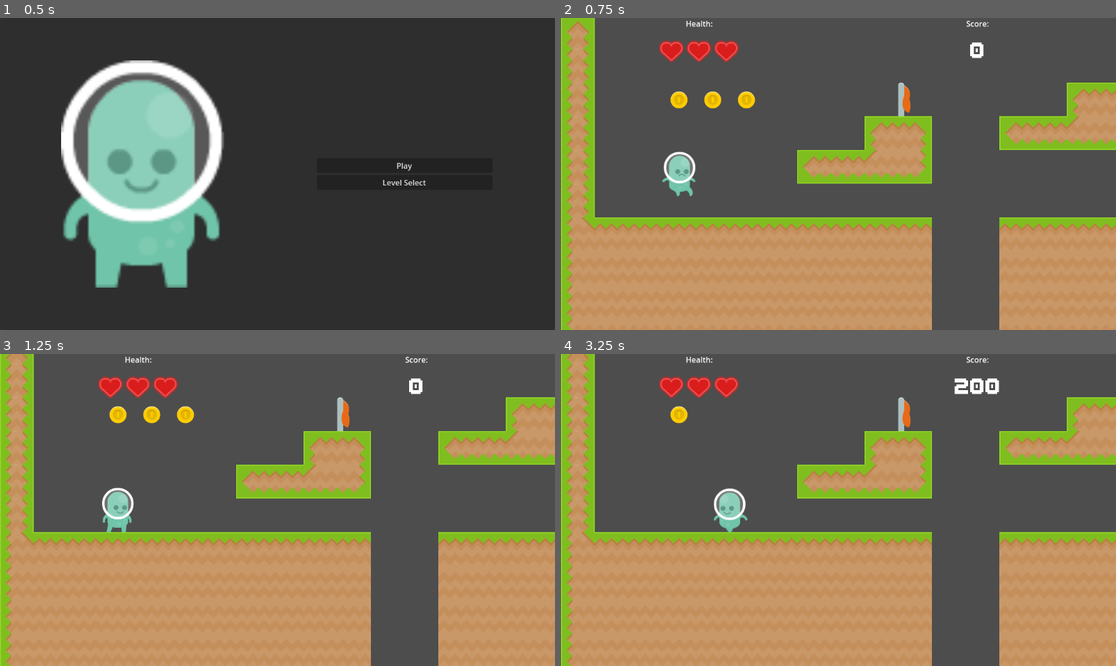
Above: before the commit, frames 1-4 (two rows, left to right).
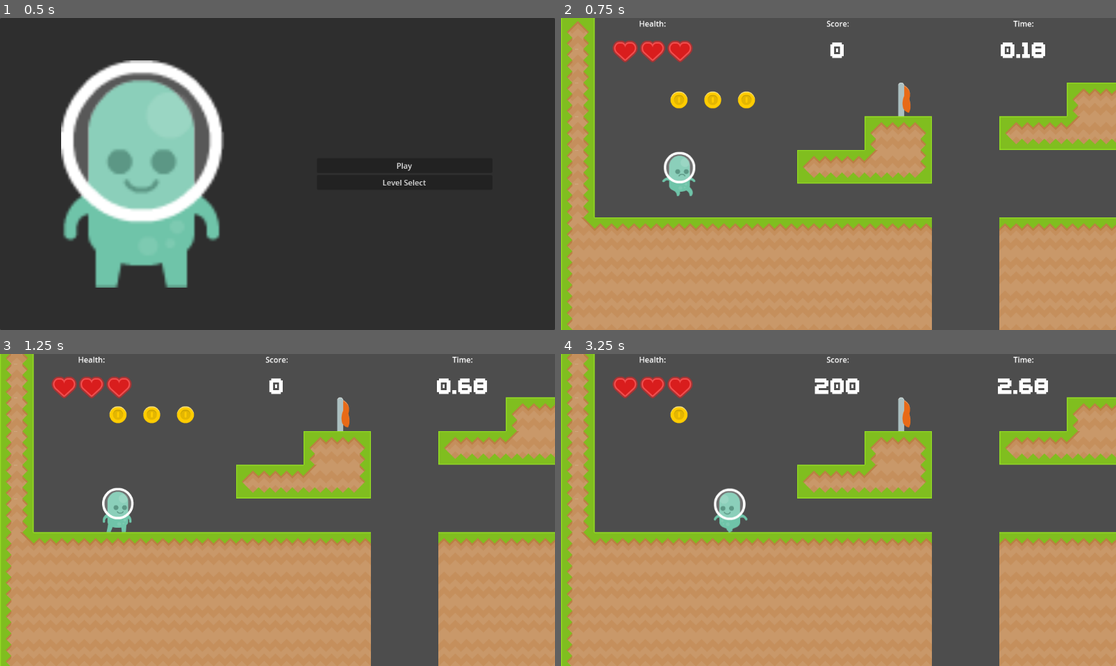
Above: after the commit, the same moments.

Repository: GreenCloversGames/Scalable-Platformer-Template
Game: Godot game, scene res://Scenes/main.tscn
Two runs of this game, one before a commit and one after it. Both use one fixed random seed, a clock stepped at 60 frames per second and the inputs below.
Inputs:
- Up to frame 1 (0.5 s): no input
- Up to frame 2 (0.75 s): click "Play" at 0.5 s
- Up to frame 3 (1.25 s): no input
- Up to frame 4 (3.25 s): tap Enter (ui_accept) at 1.25, 1.52, 2.27 s; hold D (move_right) 1.28-2.78 s; tap E (interact) at 1.35, 2.1, 2.85 s; hold A (move_left) from 2.78 s (still down)

Frame 1 is identical in both runs. In frame 2, 1.8% of the frame differs, in the area x 9-88%, y 0-15%; in frame 3, 1.9%; in frame 4, 2.3%.

Commit message:
Time Taken Added

Diff:
--- a/Scenes/Levels/test_level.tscn
+++ b/Scenes/Levels/test_level.tscn
@@ -8,12 +8,3 @@
 layer_0/tile_data = PackedInt32Array(589840, 589824, 2, 524304, 589824, 2, 458768, 393216, 1, 393232, 720896, 0, 589839 …(4274 unchanged characters)…
 
 [connection signal="changed" from="TileMap" to="." method="_on_tile_map_changed"]
-[connection signal="body_entered" from="TileMap/Exit" to="TileMap/Exit" method="_on_body_entered"]
-[connection signal="body_entered" from="TileMap/Checkpoint" to="TileMap/Checkpoint" method="_on_body_entered"]
-[connection signal="body_entered" from="TileMap/Collectable" to="TileMap/Collectable" method="_on_body_entered"]
-[connection signal="body_entered" from="TileMap/@Area2D@25449" to="TileMap/@Area2D@25449" method="_on_body_entered"]
-[connection signal="body_entered" from="TileMap/@Area2D@25450" to="TileMap/@Area2D@25450" method="_on_body_entered"]
-[connection signal="body_entered" from="TileMap/DeathZone" to="TileMap/DeathZone" method="_on_body_entered"]
-[connection signal="body_entered" from="TileMap/@Area2D@25451" to="TileMap/@Area2D@25451" method="_on_body_entered"]
-[connection signal="body_entered" from="TileMap/@Area2D@25452" to="TileMap/@Area2D@25452" method="_on_body_entered"]
-[connection signal="body_entered" from="TileMap/@Area2D@25453" to="TileMap/@Area2D@25453" method="_on_body_entered"]
--- a/Scenes/UI/level_ui.gd
+++ b/Scenes/UI/level_ui.gd
@@ -2,7 +2,7 @@
 
 @onready var healthContainer = $Control/HBoxContainer/HealthContainer
 @onready var scoreContainer = $Control/HBoxContainer/ScoreContainer
-@onready var timeContainer = $Control/HBoxContainer/HealthContainer
+@onready var timeContainer = $Control/HBoxContainer/TimeContainer
 # Called when the node enters the scene tree for the first time.
 
 @onready var hearts = healthContainer.get_node("HBoxContainer").get_children()
@@ -24,3 +24,6 @@
 
 func update_score(new_score):
 	scoreContainer.get_node("Label2").text = str(new_score)
+
+func update_time(new_time):
+	timeContainer.get_node("Label2").text = String.num(new_time, 2).pad_decimals(2)
--- a/Scenes/UI/level_ui.tscn
+++ b/Scenes/UI/level_ui.tscn
@@ -74,7 +74,6 @@
 
 [node name="TimeContainer" type="VBoxContainer" parent="Control/HBoxContainer"]
 unique_name_in_owner = true
-visible = false
 layout_mode = 2
 size_flags_horizontal = 3
 
@@ -85,5 +84,8 @@
 
 [node name="Label2" type="Label" parent="Control/HBoxContainer/TimeContainer"]
 layout_mode = 2
+size_flags_vertical = 3
+theme = ExtResource("3_gqkha")
 text = "0"
 horizontal_alignment = 1
+vertical_alignment = 1
--- a/Scenes/Virtual/BaseLevel.gd
+++ b/Scenes/Virtual/BaseLevel.gd
@@ -2,15 +2,18 @@
 class_name BaseLevel
 
 @onready var boundry_rect : Rect2i
+@onready var player_scene = preload("res://Scenes/Player/player.tscn")
+
+var levelscore = 0
+var time_taken = 0
+var starting_pos : Vector2
 
 var level_resource : LevelResource
-var levelscore = 0
+var player : Player
+@onready var ui := $LevelUI
 
-@onready var player_scene = preload("res://Scenes/Player/player.tscn")
+var current_checkpoint:Checkpoint
 
-var player : Player
-var starting_pos : Vector2
-var current_checkpoint:Checkpoint
 
 signal level_ended
 
@@ -22,6 +25,10 @@
 	boundry_rect.size *= cell_size
 	boundry_rect.position *= cell_size
 	after_ready.call_deferred()
+
+func _process(delta):
+	time_taken += delta
+	ui.update_time(time_taken)
 
 
 func after_ready():
@@ -45,11 +52,11 @@
 
 func update_score(value):
 	levelscore += value
-	$LevelUI.update_score(levelscore)
+	ui.update_score(levelscore)
 
 func reset_score():
 	levelscore = 0
-	$LevelUI.update_score(levelscore)
+	ui.update_score(levelscore)
 
 func exit_level():
 	level_ended.emit()
@@ -74,14 +81,9 @@
 		player.global_position = starting_pos
 
 	for collectable in get_tree().get_nodes_in_group("collectable"):
-		#collectable.process_mode = Node.PROCESS_MODE_INHERIT
 		collectable.collected = false
 	reset_score()
 
-
-# Called every frame. 'delta' is the elapsed time since the previous frame.
-func _process(_delta):
-	pass
 
 func _on_tile_map_child_entered_tree(node):
 	# Handle the noeds that are instanced by the tile map.
@@ -102,4 +104,4 @@
 	hitter.react_to_hitting(hitbody)
 
 func _on_player_lost_health(_new_health):
-	$LevelUI.lose_health()
+	ui.lose_health()
